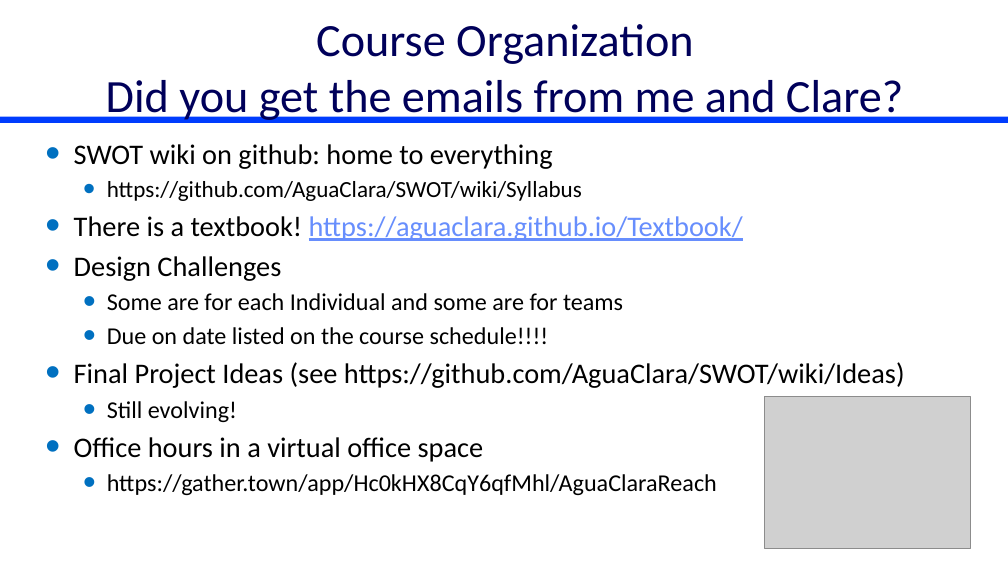
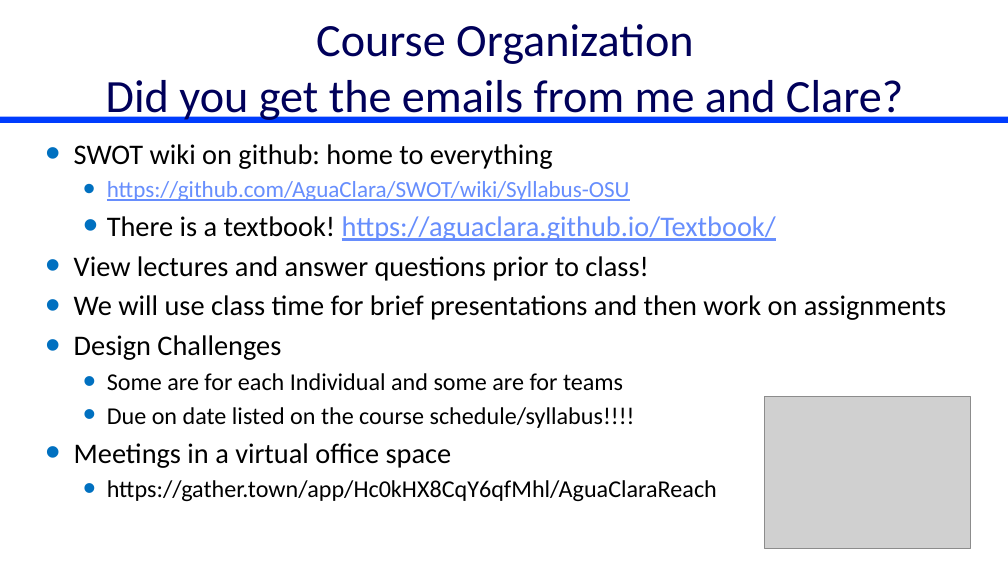
Before and after one commit to monroews/CEE4520Lectures, a slide deck: slide 2 of Discussions/Introduction.pptx. Drawn at 1008x567 pixels with LibreOffice and Linux fonts; fonts in the diff are those of the drawing; grey boxes stand for pictures. Boxes give left, top, right and bottom in pixels: in the first picture for what was removed or moved away, otherwise in the second. Text is boxed around its words. In the diff, an @@ line names an element or a change of style, - is before the commit and + after.

```diff
--- a/Discussions/Introduction.pptx
+++ b/Discussions/Introduction.pptx
@@ text at box(107, 181, 630, 201): text changed; text colour #000000 to #678EFD @@
-  • https://github.com/AguaClara/SWOT/wiki/Syllabus
+  • https://github.com/AguaClara/SWOT/wiki/Syllabus-OSU
@@ text at box(107, 216, 776, 241): list level 1 to 2 in "There is a textbook! https://aguaclara.github.io/Textbook/" @@
@@ text at box(74, 256, 946, 320): paragraphs added @@
+• View lectures and answer questions prior to class!
+• We will use class time for brief presentations and then work on assignments
@@ text at box(74, 407, 635, 468): text changed; size 27 to 23 pt @@
-  • Due on date listed on the course schedule!!!!
-• Final Project Ideas (see https://github.com/AguaClara/SWOT/wiki/Ideas)
-  • Still evolving!
-• Office hours in a virtual office space
+  • Due on date listed on the course schedule/syllabus!!!!
+• Meetings in a virtual office space
```
Also in this commit, not shown: 1 other slide changed, 8 slides added, 3 other files.
